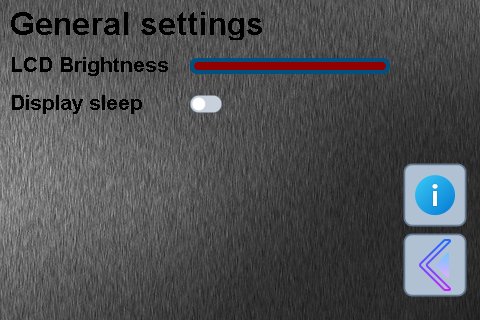
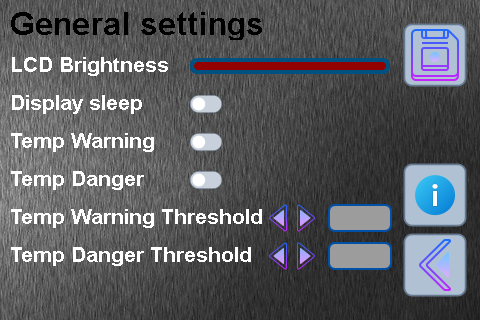
Comparing the layer stacks of the two 480×320 images. Changes:
added layer "switch_off_x32.png-Kopie #1" above "switch_off_x32.png-Kopie" over [190, 171, 222, 189]
added layer "switch_off_x32.png-Kopie" above "switch_off_x32.png" over [190, 133, 222, 151]
added layer "Eingefügte Ebene" above "Rectangle Rounded display.png" over [328, 242, 392, 270]
added layer "Rectangle Rounded display.png" above "arrow_left_x32.png-Kopie" over [328, 204, 392, 232]
added layer "arrow_left_x32.png-Kopie" above "arrow_left_x32.png" over [269, 242, 287, 270]
added layer "arrow_left_x32.png" above "save_button.png #1" over [269, 204, 287, 232]
added layer "save_button.png #1" above "arrow_right_x32.png-Kopie" over [403, 23, 467, 87]
added layer "arrow_right_x32.png-Kopie" above "arrow_right_x32.png" over [297, 242, 315, 270]
added layer "arrow_right_x32.png" above "Temp Danger Threshold" over [297, 204, 315, 232]
added layer "Temp Danger Threshold" above "Temp Warning Threshold" over [11, 247, 251, 266]
added layer "Temp Warning Threshold" above "Temp Danger" over [11, 209, 262, 228]
added layer "Temp Danger" above "Temp Warning" over [11, 171, 144, 190]
added layer "Temp Warning" above "Display sleep" over [11, 133, 154, 152]
painted on "Display sleep" over [12, 95, 142, 114]
painted on "LCD Brightness" over [12, 57, 168, 76]
